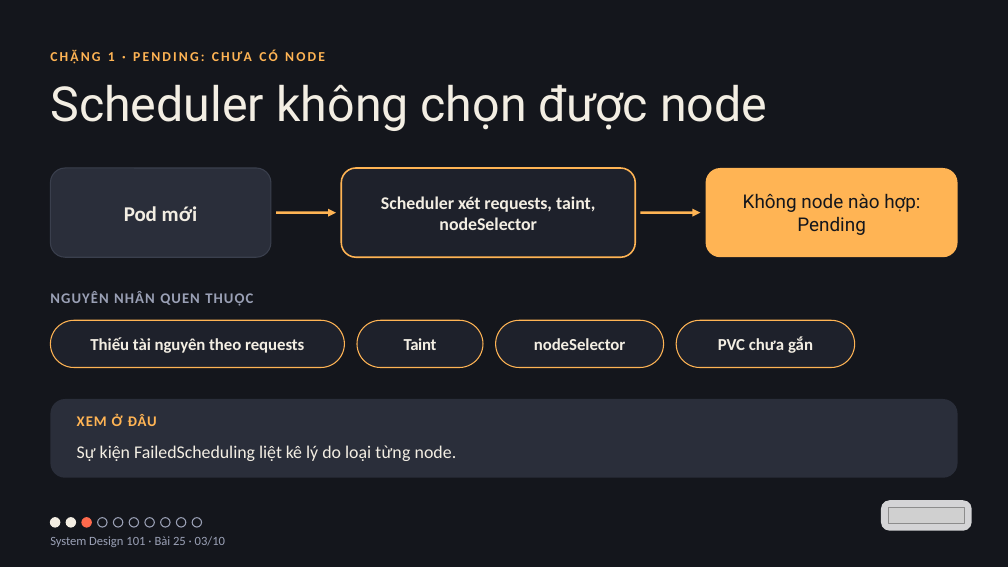
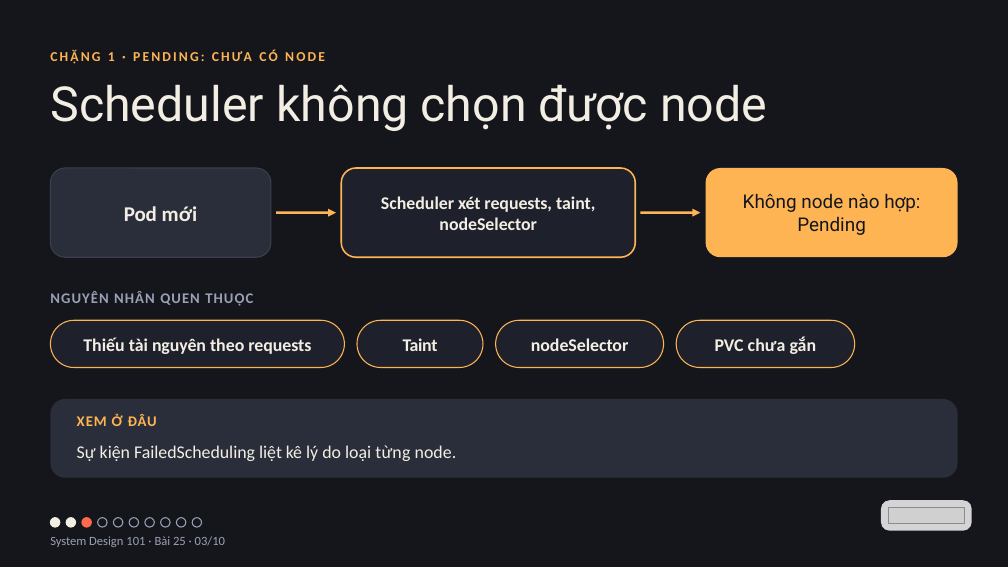
Before and after one commit to vohoailinh90/tool-marketing-studio, a slide deck: slide 3 of system-design-101/vi/lessons/sd-13-025/slides/sd-13-025.pptx. Drawn at 1008x567 pixels with LibreOffice and Linux fonts; fonts in the diff are those of the drawing; grey boxes stand for pictures. Boxes give left, top, right and bottom in pixels: in the first picture for what was removed or moved away, otherwise in the second. Text is boxed around its words. In the diff, an @@ line names an element or a change of style, - is before the commit and + after.

```diff
--- a/system-design-101/vi/lessons/sd-13-025/slides/sd-13-025.pptx
+++ b/system-design-101/vi/lessons/sd-13-025/slides/sd-13-025.pptx
@@ rounded rectangle "Thiếu tài nguyên theo requests" at bbox=[50, 320, 344, 367]: size 24 to 25.5 pt; letter spacing -0.1 to 0 pt in "theo" @@
@@ rounded rectangle "Taint" at bbox=[357, 320, 483, 367]: size 24 to 25.5 pt @@
@@ rounded rectangle "nodeSelector" at bbox=[495, 320, 663, 367]: size 24 to 25.5 pt @@
@@ rounded rectangle "PVC chưa gắn" at bbox=[676, 320, 855, 367]: size 24 to 25.5 pt; letter spacing -0.1 to -0.2 pt in "PVC" @@
```
Also in this commit, not shown: 5 other slides changed, 3 other files.
